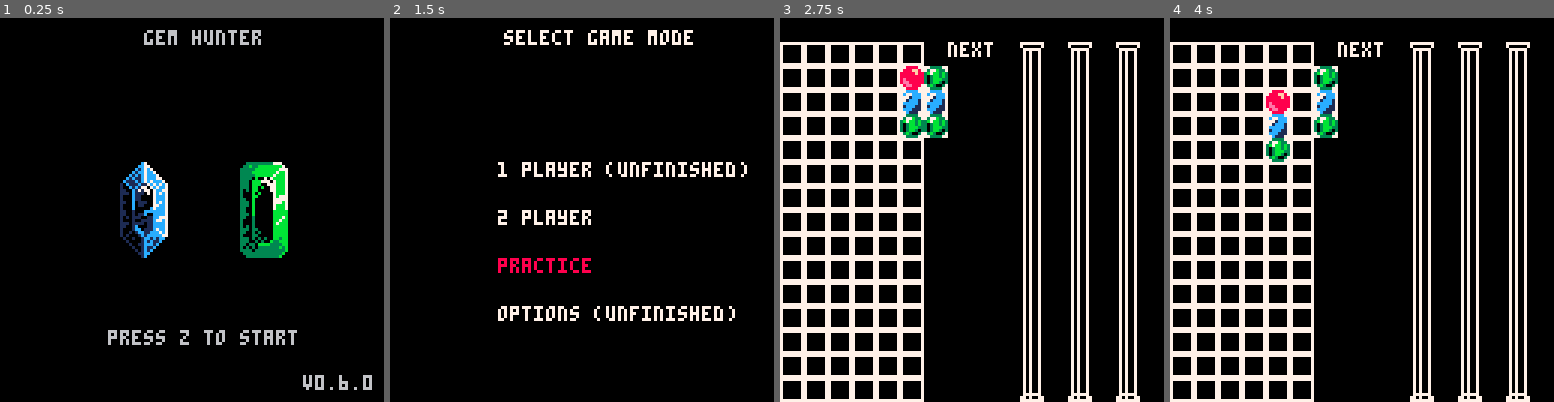
Above: before the commit, frames 1-4 (left to right).
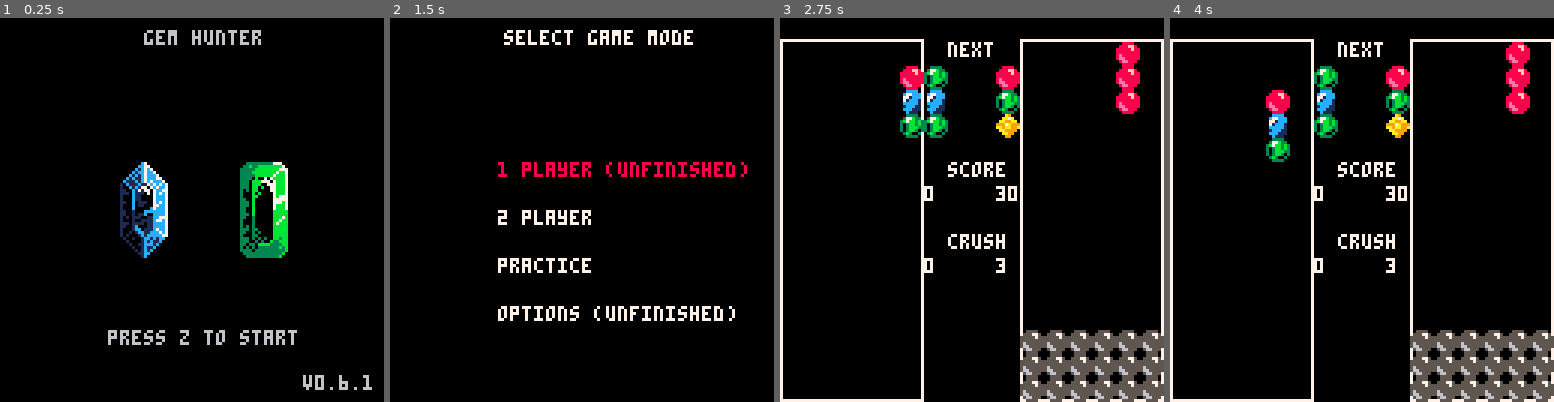
Above: after the commit, the same moments.

Repository: EliasJMote/Gem-Hunter-Pico-8
Game: PICO-8 cartridge gem_hunter.p8
The game is run twice, just before and just after one commit, with the same random seed, the same clock (stepped at 60 frames per second) and the same inputs.
Inputs:
- Up to frame 1 (0.25 s): no input
- Up to frame 2 (1.5 s): tap X (X key) at 0.33, 1.07 s; tap O (Z key) at 0.7 s
- Up to frame 3 (2.75 s): hold Right 1.6-2.1 s; tap O (Z key) at 1.7, 2.1, 2.5 s; tap X (X key) at 1.85 s; hold Up 2.15-2.42 s; hold Right from 2.47 s (still down)
- Up to frame 4 (4 s): tap O (Z key) at 2.9, 3.3, 3.7 s; tap X (X key) at 2.97 s; release Right at 3.03 s; hold Left 3.08-3.58 s; hold Down 3.63-3.97 s

The runs differ from the first frame. In frame 1, less than 0.1% of the frame differs, in the area x 94-97%, y 92-97%; in frame 2, 1.5%; in frame 3, 29%, in the area x 0-100%, y 5-100%; in frame 4, 29%.

Commit message:
V0.6.1 - Fixed a bug where the crush score was sometimes accidentally adding extra points, fixed a bug where crush bars weren't always being added to the well.

Diff:
--- a/gem_hunter.p8
+++ b/gem_hunter.p8
@@ -61,7 +61,7 @@
 			--if not check_del_blks(x,y,d_b) then
 
 				-- check for a vertical row
-				if(blk_clr ~= 0 and blk_clr ~= 17) then
+				if(blk_clr ~= 0 and blk_clr ~= 7) then
 
 					-- if the two blocks above are the same
 					if(p.well[x][y+1] == blk_clr and p.well[x][y+2] == blk_clr) then
@@ -96,7 +96,7 @@
 			local blk_clr = p.well[x][y]
 
 			-- check for a horizontal row
-			if(blk_clr ~= 0 and blk_clr ~= 17) then
+			if(blk_clr ~= 0 and blk_clr ~= 7) then
 
 				-- if 2 blocks to the right are the same, mark the row for deletion
 				if(p.well[x+1][y] == blk_clr and p.well[x+2][y] == blk_clr) then
@@ -128,7 +128,7 @@
 			local blk_clr = p.well[x][y]
 
 			-- check for a diagonal row
-			if(blk_clr ~= 0 and blk_clr ~= 17) then
+			if(blk_clr ~= 0 and blk_clr ~= 7) then
 				if(p.well[x+1][y+1] == blk_clr and p.well[x+2][y+2] == blk_clr) then
 
 					-- if 2 blocks to the lower right are the same, mark the row for deletion
@@ -174,7 +174,7 @@
 			local blk_clr = p.well[x][y]
 
 			-- check for a diagonal row
-			if(blk_clr ~= 0 and blk_clr ~= 17) then
+			if(blk_clr ~= 0 and blk_clr ~= 7) then
 
 				-- if 2 blocks to the upper right are the same, mark the row for deletion
 				if(p.well[x+1][y-1] == blk_clr and p.well[x+2][y-2] == blk_clr) then
@@ -212,6 +212,20 @@
 		end
 	end
 
+    -- remove duplicates
+    local no_dup = {}
+    for i in all(d_b) do
+        local is_dup = false
+        for j in all(no_dup) do
+            if (i.x == j.x and i.y == j.y) then
+                is_dup = true
+            end
+        end
+        if not is_dup then add(no_dup,i) end
+    end
+
+    d_b = no_dup
+
 	return d_b
 end
 
@@ -236,22 +250,24 @@
 end
 
 function add_crush_levels(p,crush_levels,x)
+    -- update the number of crush bar levels for the player
+    p.crush_bar_level += crush_levels
+
 	-- first, copy blocks up by the number of crush levels
 	for i=1,6 do
-		for j=0+crush_levels,14 do
+		for j=crush_levels,globals.well_hgt do
 			p.well[i][j] = p.well[i][j+crush_levels]
 		end
 	end
 
 	-- next, setup gray crush bars for each crush level
 	for i=1,6 do
-		for j=16-p.crush_bar_level, 15-p.crush_bar_level-crush_levels+1, -1 do
-			p.well[i][j] = 17
-		end
-	end
-
-	-- update the number of crush bar levels for the player
-	p.crush_bar_level += crush_levels
+		for j=globals.well_hgt-crush_levels+1, globals.well_hgt do
+			p.well[i][j] = 7
+		end
+	end
+
+
 
 	-- create a new column for the player
 	p = create_new_column(p,x)
@@ -261,22 +277,35 @@
 
 -- function remove_crush_levels
 function remove_crush_levels(p,crush_levels)
-	-- first, copy blocks down by the number of crush levels
+
+    -- compare the number of crush levels by the current crush bar level
+    -- if the number of crush levels is greater than the current crush bar level,
+    -- set the number to crush levels to the current crush bar level
+    if(crush_levels > p.crush_bar_level) then
+        crush_levels = p.crush_bar_level
+    end
+
+	-- clear the bottom number of crush levels
+    --[[
 	for i=1,6 do
-		for j=crush_levels,15 do
-			p.well[i][j] = p.well[i][j-crush_levels]
-		end
-	end
-
-	-- next, clear the top number of crush levels
-	for i=1,6 do
-		for j=1,crush_levels  do
+		for j=globals.well_hgt-crush_levels+1,globals.well_hgt do
 			p.well[i][j] = 0
 		end
 	end
+    ]]
+
+    -- copy blocks down by the number of crush levels
+    for i=1,6 do
+        for j=globals.well_hgt,crush_levels,-1 do
+            if(p.well[i][j] ~= 0) then
+                p.well[i][j] = p.well[i][j-crush_levels]
+            end
+        end
+    end
 
 	-- update the number of crush bar levels for the player
 	p.crush_bar_level -= crush_levels
+    if(p.crush_bar_level < 0) then p.crush_bar_level = 0 end
 
 	return p
 end
@@ -325,7 +354,7 @@
 	end
 
 	-- current score
-	p.score = 0
+	p.score = 30
 
 	-- 6 x 15
 	p.well = {
@@ -368,8 +397,13 @@
 
 	-- normal gameplay
 	if not (p.clear_process) then
+
+        -- each second or when the player pushes down,
 		if(p.timer == 30 or btnp(3, p.player)) then
+
 			if(p.column.y < 32+72 and p.well[(p.column.x-x)/8+1][p.column.y/8+3] == 0) then
+
+                -- advance the column down one row and reset the timer
 				p.column.y += 8
 				p.timer = 0
 			else
@@ -379,12 +413,14 @@
 				p.well[(p.column.x-x)/8+1][p.column.y/8+1] = p.column.sprites[2]
 				p.well[(p.column.x-x)/8+1][p.column.y/8+2] = p.column.sprites[3]
 
+                -- check the rows to mark blocks to be deleted
 				p.del_blks = check_rows(p)
 
 				if(#p.del_blks ~= 0) then
 					p.clear_process = true
 					p.timer = 30
 					sfx(1)
+                    printh(#p.del_blks)
 				else
 					-- create a new column
 					p = create_new_column(p,x)
@@ -397,25 +433,25 @@
 
 		if(p.timer == 30) then
 			for x in all(p.del_blks) do
-				p.well[x["x"]][x["y"]] = 5
+				p.well[x["x"]][x["y"]] = 12
 			end
 		end
 
 		if(p.timer == 35) then
 			for x in all(p.del_blks) do
-				p.well[x["x"]][x["y"]] = 6
+				p.well[x["x"]][x["y"]] = 13
 			end
 		end
 
 		if(p.timer == 40) then
 			for x in all(p.del_blks) do
-				p.well[x["x"]][x["y"]] = 7
+				p.well[x["x"]][x["y"]] = 14
 			end
 		end
 
 		if(p.timer == 45) then
 			for x in all(p.del_blks) do
-				p.well[x["x"]][x["y"]] = 8
+				p.well[x["x"]][x["y"]] = 15
 			end
 		end
 
@@ -472,7 +507,7 @@
 	end
 
 	-- activate crush
-	if(globals.state ~= "Practice") then
+	if(globals.state ~= "practice") then
 		if(btnp(5, p.player) and p.score >= 10) then
 			--p.crush_process = true
 
@@ -490,6 +525,13 @@
 				globals.p1 = add_crush_levels(globals.p1, crush_levels, 0)
 			end
 
+            -- remove any existing crush levels from the current player
+            if(p.player == 0) then
+                globals.p1 = remove_crush_levels(globals.p1, crush_levels)
+            else
+                globals.p2 = remove_crush_levels(globals.p2, crush_levels)
+            end
+
 			--p.crush_process = false
 		end
 	end
@@ -499,7 +541,7 @@
 
 -- init game
 function init_game()
-	if(globals.state == "2 Player Game") then
+	if(globals.state == "1 player game") then
 		--globals.players = {}
 
 		globals.p1 = {}
@@ -508,7 +550,12 @@
 		globals.p1 = init_player(globals.p1, 32, 0)
 		globals.p2 = init_player(globals.p2, 112, 1)
 
-	elseif(globals.state == "Practice") then
+    elseif(globals.state ==  "2 player game") then
+        globals.p1 = {}
+
+        globals.p1 = init_player(globals.p1, 32, 0)
+
+	elseif(globals.state == "practice") then
 		globals.p1 = {}
 
 		globals.p1 = init_player(globals.p1, 32, 0)
@@ -521,7 +568,7 @@
 	globals = {}
 
 	-- setup initial state
-	globals.state = "Title"
+	globals.state = "title"
 
 	-- setup initial gameplay state
 	globals.game_state = "gameplay"
@@ -536,54 +583,57 @@
 function _update()
 	--for k,v in pairs(globals) do
 
-	if(globals.state == "Title") then
+	if(globals.state == "title") then
 		if(btnp(4)) then
-			globals.state = "Select Mode"
-			globals.title_state = "Practice"
+			globals.state = "select mode"
+			globals.title_state = "1 player"
 		end
 
 	-- game type selection
-	elseif(globals.state == "Select Mode") then
+	elseif(globals.state == "select mode") then
 		if(btnp(4)) then
-			if(globals.title_state == "2 Player") then
-				globals.state = "2 Player Game"
+            if(globals.title_state == "1 player") then
+                globals.state = "1 player game"
+                init_game()
+			elseif(globals.title_state == "2 player") then
+				globals.state = "2 player game"
 				init_game()
-			elseif(globals.title_state == "Practice") then
-				globals.state = "Practice"
+			elseif(globals.title_state == "practice") then
+				globals.state = "practice"
 				init_game()
 			end
 		end
 
 		-- if the player pushes up
 		if(btnp(2)) then
-			if(globals.title_state == "1 Player") then
-				globals.title_state = "Options"
-			elseif(globals.title_state == "2 Player") then
-				globals.title_state = "1 Player"
-			elseif(globals.title_state == "Practice") then
-				globals.title_state = "2 Player"
-			elseif(globals.title_state == "Options") then
-				globals.title_state = "Practice"
+			if(globals.title_state == "1 player") then
+				globals.title_state = "options"
+			elseif(globals.title_state == "2 player") then
+				globals.title_state = "1 player"
+			elseif(globals.title_state == "practice") then
+				globals.title_state = "2 player"
+			elseif(globals.title_state == "options") then
+				globals.title_state = "practice"
 			end
 
 		-- if the player pushes down
 		elseif(btnp(3)) then
-			if(globals.title_state == "1 Player") then
-				globals.title_state = "2 Player"
-			elseif(globals.title_state == "2 Player") then
-				globals.title_state = "Practice"
-			elseif(globals.title_state == "Practice") then
-				globals.title_state = "Options"
-			elseif(globals.title_state == "Options") then
-				globals.title_state = "1 Player"
-			end
-		end
-
-
-	elseif(globals.state == "1 Player Game") then
+			if(globals.title_state == "1 player") then
+				globals.title_state = "2 player"
+			elseif(globals.title_state == "2 player") then
+				globals.title_state = "practice"
+			elseif(globals.title_state == "practice") then
+				globals.title_state = "options"
+			elseif(globals.title_state == "options") then
+				globals.title_state = "1 player"
+			end
+		end
+
+
+	elseif(globals.state == "1 player game") then
 		globals.p1 = update_player(globals.p1, 0)
 
-	elseif(globals.state == "2 Player Game") then
+	elseif(globals.state == "2 player game") then
 		--globals.timer = (globals.timer + 1) % 32000
 		if(globals.game_state == "gameplay") then
 			globals.p1 = update_player(globals.p1, 0)
@@ -593,7 +643,7 @@
 				init_game()
 			end
 		end
-	elseif(globals.state == "Practice") then
+	elseif(globals.state == "practice") then
 
 		if(globals.game_state == "gameplay") then
 			globals.p1 = update_player(globals.p1, 0)
@@ -609,7 +659,7 @@
 	cls()
 
 
-	if(globals.state == "Title") then
+	if(globals.state == "title") then
 		local margin = 4
 		print("gem hunter", 48, margin)
 
@@ -622,46 +672,93 @@
 		end
 
 		print("press z to start", 36, 104)
-		print("v0.6.0", 105-margin, 123-margin)
-
-	elseif(globals.state == "Select Mode") then
+		print("v0.6.1", 105-margin, 123-margin)
+
+	elseif(globals.state == "select mode") then
 		local margin = 4
 
 		print("select game mode", 38, margin)
-		if(globals.title_state == "1 Player") then
+		if(globals.title_state == "1 player") then
 			color(8)
 		end
 		print("1 player (unfinished)", 36, 48)
 		color(7)
 
-		if(globals.title_state == "2 Player") then
+		if(globals.title_state == "2 player") then
 			color(8)
 		end
 		print("2 player", 36, 64)
 		color(7)
 
-		if(globals.title_state == "Practice") then
+		if(globals.title_state == "practice") then
 			color(8)
 		end
 		print("practice", 36, 80)
 		color(7)
 
-		if(globals.title_state == "Options") then
+		if(globals.title_state == "options") then
 			color(8)
 		end
 		print("options (unfinished)", 36, 96)
 		color(7)
 
-	elseif(globals.state == "1 Player Game") then
-
-
-	elseif(globals.state == "2 Player Game") then
+	elseif(globals.state == "1 player game") then
+            -- draw blocks in the well
+            rect(0,7,47,127,7)
+            rect(8+72,7,8+72+47,127,7)
+
+            for i=1,globals.well_len do
+                for j=1,globals.well_hgt do
+                    if(globals.p1.well[i][j] ~= 0) spr(globals.p1.well[i][j], 8*(i-1), 8+8*(j-1))
+                    if(globals.p2.well[i][j] ~= 0) spr(globals.p2.well[i][j], 8+72+8*(i-1), 8+8*(j-1))
+                end
+            end
+
+            if not(globals.p1.clear_process) then
+                spr(globals.p1.column.sprites[1], globals.p1.column.x, globals.p1.column.y)
+                spr(globals.p1.column.sprites[2], globals.p1.column.x, globals.p1.column.y+8)
+                spr(globals.p1.column.sprites[3], globals.p1.column.x, globals.p1.column.y+16)
+            end
+
+            if not(globals.p2.clear_process) then
+                spr(globals.p2.column.sprites[1], globals.p2.column.x, globals.p2.column.y)
+                spr(globals.p2.column.sprites[2], globals.p2.column.x, globals.p2.column.y+8)
+                spr(globals.p2.column.sprites[3], globals.p2.column.x, globals.p2.column.y+16)
+            end
+
+            -- draw the next columns for the players
+            print("next", 56, 8)
+            for i=1,3 do
+                spr(globals.p1.column_next[i], 48, 16+8*(i-1))
+                spr(globals.p2.column_next[i], 72, 16+8*(i-1))
+            end
+
+            -- draw the current scores
+            print("score", 56, 48)
+            print(globals.p1.score, 48, 56)
+            print(globals.p2.score, 72, 56)
+
+            print("crush", 56, 72)
+            print(globals.p1.crush_bar_level, 48, 80)
+            print(globals.p2.crush_bar_level, 72, 80)
+
+            -- display victory
+            if(globals.game_state == "p1 victory") then
+                print("p1 wins", 50, 96)
+            elseif(globals.game_state == "p2 victory") then
+                print("p2 wins", 50, 96)
+            end
+
+	elseif(globals.state == "2 player game") then
 
 		-- draw blocks in the well
+        rect(0,7,47,127,7)
+        rect(8+72,7,8+72+47,127,7)
+
 		for i=1,globals.well_len do
 			for j=1,globals.well_hgt do
-				spr(globals.p1.well[i][j], 8*(i-1), 8+8*(j-1))
-				spr(globals.p2.well[i][j], 8+72+8*(i-1), 8+8*(j-1))
+                if(globals.p1.well[i][j] ~= 0) spr(globals.p1.well[i][j], 8*(i-1), 8+8*(j-1))
+				if(globals.p2.well[i][j] ~= 0) spr(globals.p2.well[i][j], 8+72+8*(i-1), 8+8*(j-1))
 			end
 		end
 
@@ -689,19 +786,25 @@
 		print(globals.p1.score, 48, 56)
 		print(globals.p2.score, 72, 56)
 
+        print("crush", 56, 72)
+        print(globals.p1.crush_bar_level, 48, 80)
+        print(globals.p2.crush_bar_level, 72, 80)
+
 		-- display victory
 		if(globals.game_state == "p1 victory") then
-			print("p1 wins", 50, 80)
+			print("p1 wins", 50, 96)
 		elseif(globals.game_state == "p2 victory") then
-			print("p2 wins", 50, 80)
-		end
-
-	elseif(globals.state == "Practice") then
+			print("p2 wins", 50, 96)
+		end
+
+	elseif(globals.state == "practice") then
+
+        rect(0,7,47,127,7)
 
 		-- draw blocks in the well
 		for i=1,6 do
 			for j=1,15 do
-				spr(globals.p1.well[i][j], 8*(i-1), 8+8*(j-1))
+				if(globals.p1.well[i][j] ~= 0) spr(globals.p1.well[i][j], 8*(i-1), 8+8*(j-1))
 			end
 		end
 
@@ -720,7 +823,7 @@
 			spr(globals.p1.column_next[i], 48, 16+8*(i-1))
 		end
 
-		for i=1,3 do
+		for i=2,3 do
 			spr(49, 80 + 16 * (i-1), 8)
 			for j=1,14 do
 				spr(50, 80 + 16 * (i-1), 8+8*j)
Not shown, changed: 24 lines of the sprite sheet (__gfx__) section of gem_hunter.p8
Not shown, changed: readme.txt
